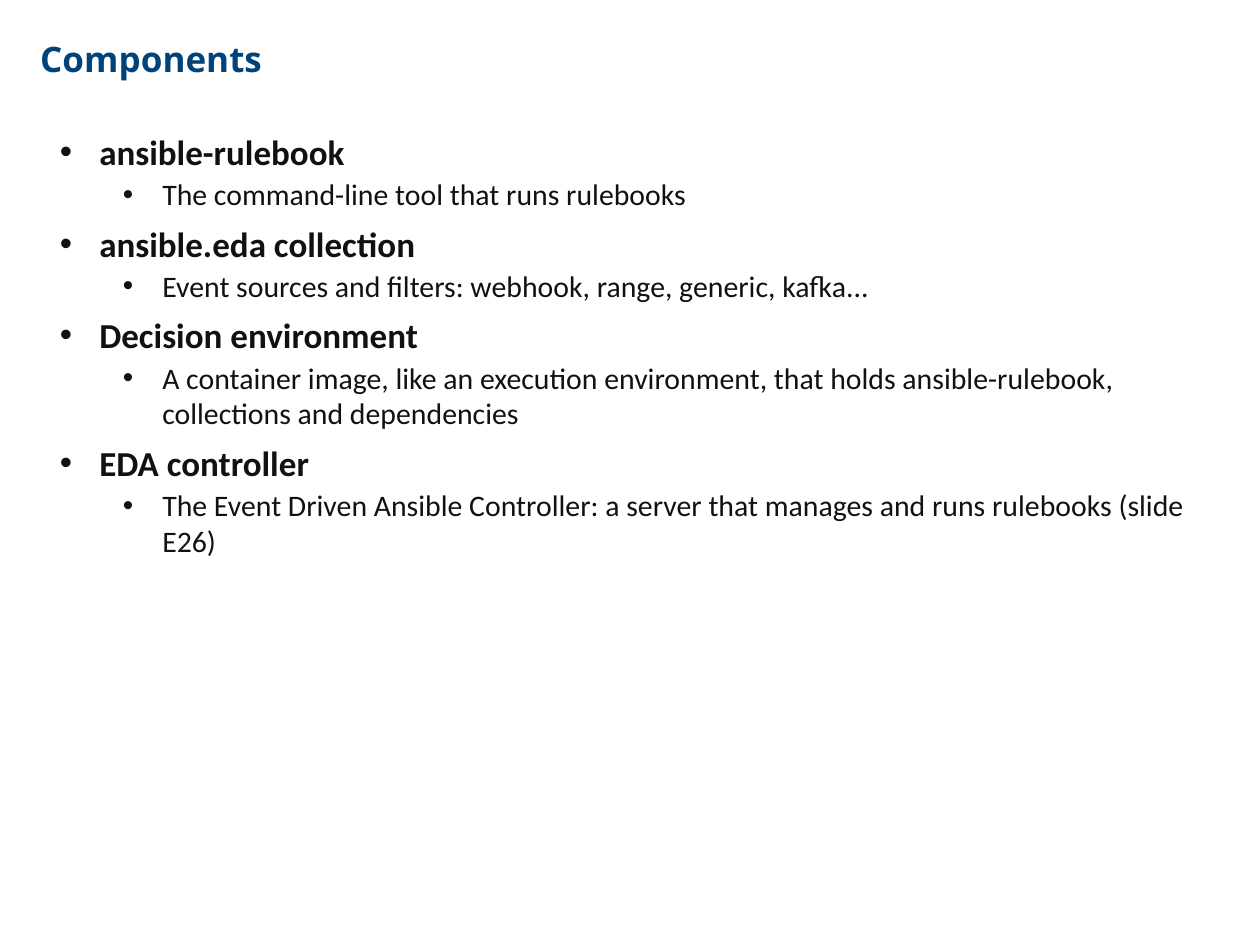
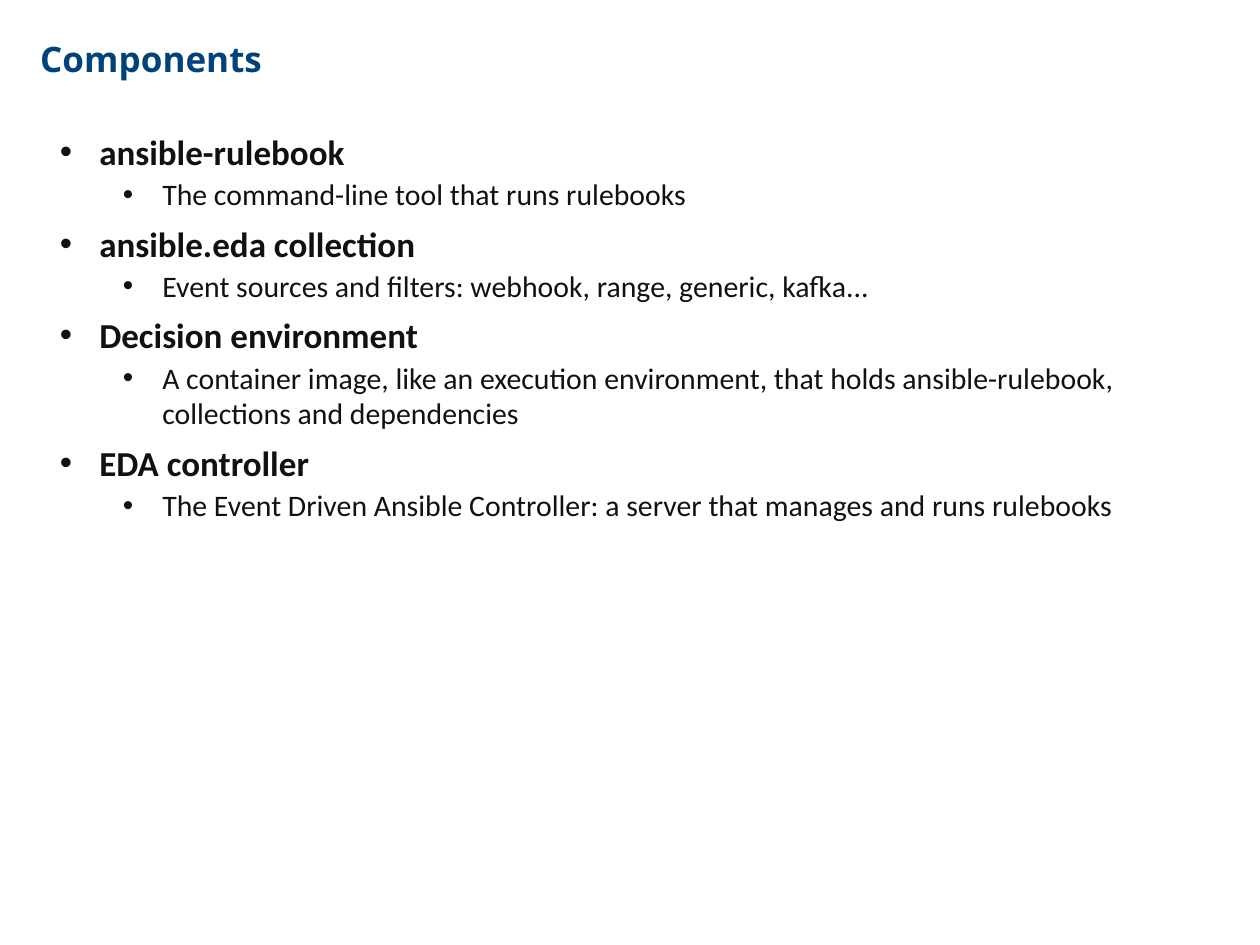
Before and after one commit to CCoupel/ansible-training, a slide deck: slide 196 of Ansible Training.pptx. Drawn at 1260x945 pixels with LibreOffice and Linux fonts; fonts in the diff are those of the drawing. Boxes give left, top, right and bottom in pixels: in the first picture for what was removed or moved away, otherwise in the second. Text is boxed around its words. In the diff, an @@ line names an element or a change of style, - is before the commit and + after.

```diff
--- a/Ansible Training.pptx
+++ b/Ansible Training.pptx
@@ text at <box>162,495,1112,521</box>: text changed @@
-  • The Event Driven Ansible Controller: a server that manages and runs rulebooks (slide E26)
+  • The Event Driven Ansible Controller: a server that manages and runs rulebooks
```
Also in this commit, not shown: 5 other slides changed.
